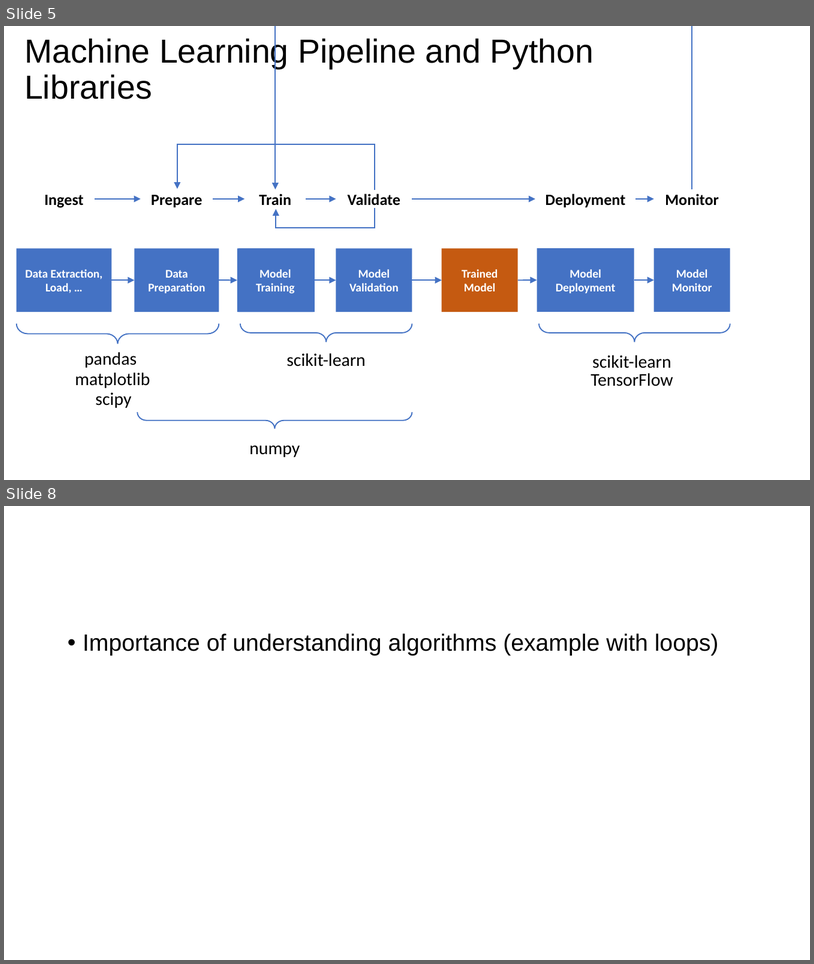
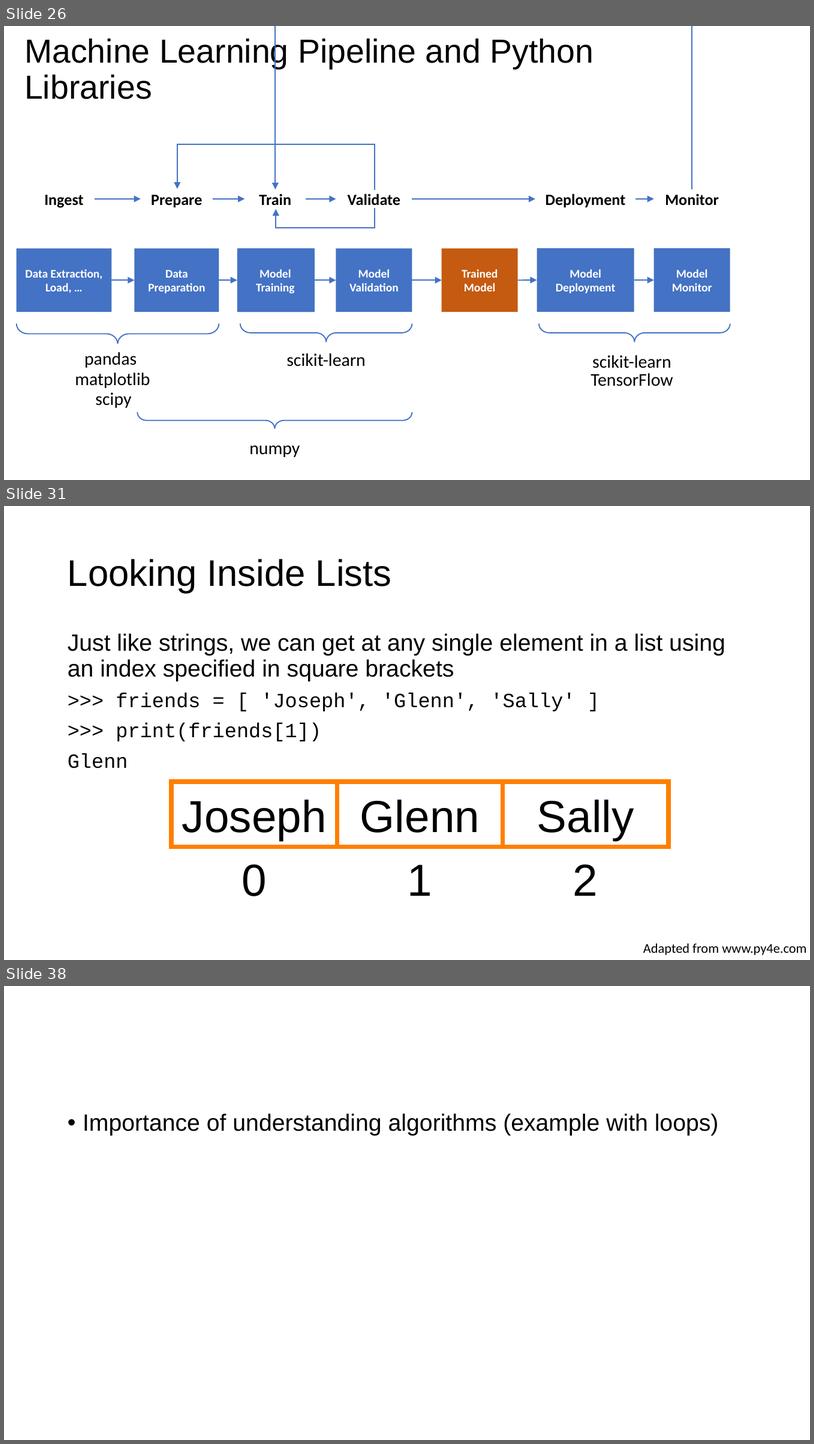
Before and after one commit to toelt-llc/MSCA-ITN-PARENT, a slide deck: DETERMINED2022/Python and scikit-learn/DETERMINED2022-toelt-Introduction Python and Scikit-learn.pptx. Shown one above the other, each under a label of ours: slides 5 and 8 before the commit, slides 26, 31 and 38 after it; the slides between them are not shown. The pictures are 814x964 and 814x1444 pixels, drawn with LibreOffice and Linux fonts; fonts in the diff are those of the drawing; background and template pictures are left out. Boxes give left, top, right and bottom in pixels: in the first picture for what was removed or moved away, otherwise in the second. Text is boxed around its words. In the diff, an @@ line names an element or a change of style, - is before the commit and + after.

```diff
--- a/DETERMINED2022/Python and scikit-learn/DETERMINED2022-toelt-Introduction Python and Scikit-learn.pptx
+++ b/DETERMINED2022/Python and scikit-learn/DETERMINED2022-toelt-Introduction Python and Scikit-learn.pptx
@@ slide 31 added at box(4, 506, 810, 960), background #FFFFFF @@
@@ title added at box(68, 559, 392, 593), 33 pt, text #000000 @@
+Looking Inside Lists
@@ text added at box(68, 633, 726, 768), 21 pt, text #000000 @@
+Just like strings, we can get at any single element in a list using an index specified in square brackets
+>>> friends = [ 'Joseph', 'Glenn', 'Sally' ]
+>>> print(friends[1])
+Glenn
@@ rectangle added at box(172, 782, 338, 847), outline #FF7F00 4 pt, 40 pt, text #000000 @@
+Joseph
@@ rectangle added at box(337, 782, 503, 847), outline #FF7F00 4 pt, 40 pt, text #000000 @@
+Glenn
@@ rectangle added at box(503, 782, 669, 847), outline #FF7F00 4 pt, 40 pt, text #000000 @@
+Sally
@@ text added at box(242, 864, 267, 896), 40 pt, text #000000 @@
+0
@@ text added at box(408, 864, 433, 895), 40 pt, text #000000 @@
+1
@@ text added at box(573, 864, 599, 895), 40 pt, text #000000 @@
+2
@@ text added at box(644, 943, 807, 955), 12 pt, text #000000 @@
+Adapted from www.py4e.com
@@ what was slide 5 is now slide 26 @@
@@ what was slide 8 is now slide 38 @@
```
Also in this commit, not shown: 3 slides changed, 32 other slides added, 3 slides removed, 1 other file.
